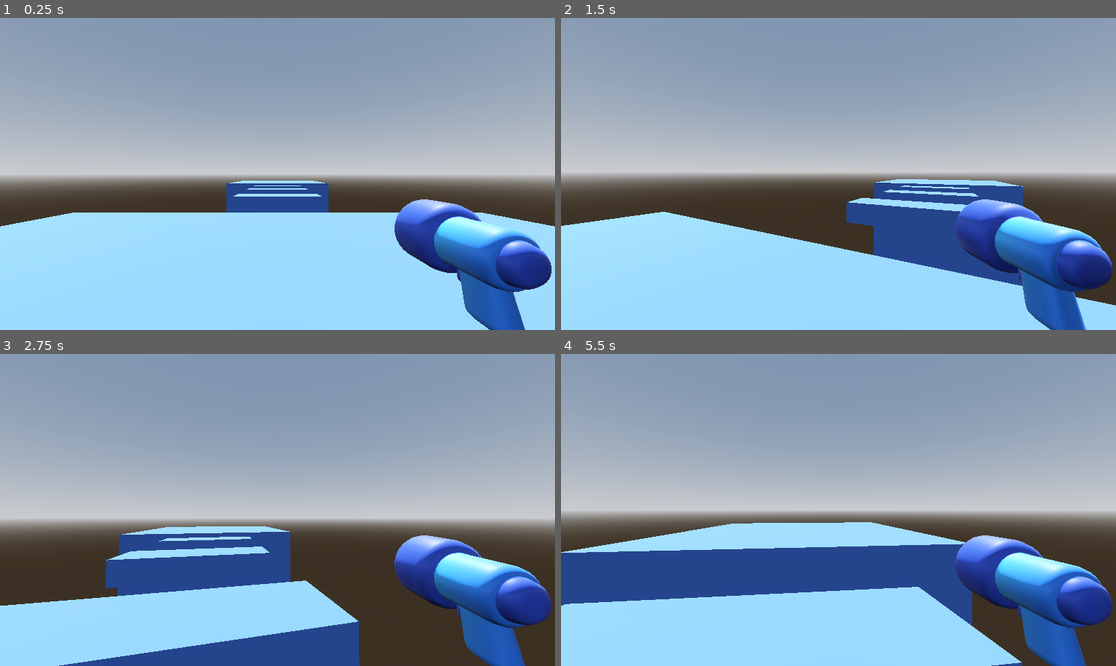
Above: before the commit, frames 1-4 (two rows, left to right).
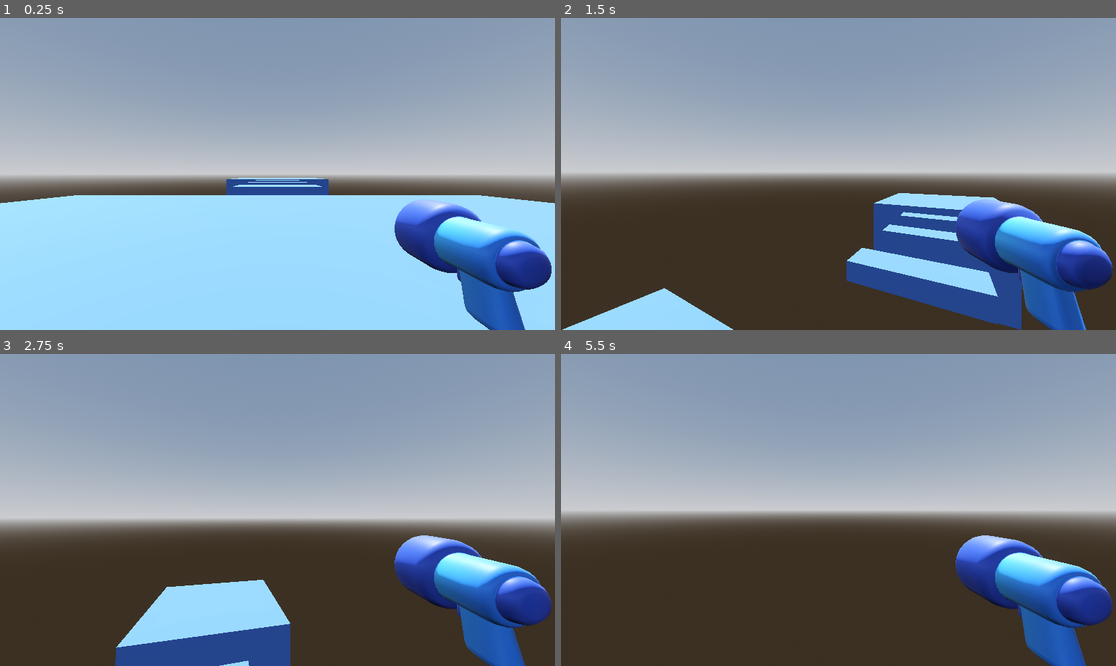
Above: after the commit, the same moments.

Repository: nikrb/godot-platform-3d
Game: Godot game, scene res://level/level1.tscn
Two runs of this game, one before a commit and one after it. Both use one fixed random seed, a clock stepped at 60 frames per second and the inputs below.
Inputs (mouse positions are in pixels of both pictures, inside the frame that each line leads up to):
- Up to frame 1 (0.25 s): no input
- Up to frame 2 (1.5 s): move the mouse to (866, 174) at 0.52 s; hold W (move_forward) from 0.53 s (still down); tap Space (jump, bound only after the commit) at 0.6, 0.77, 1.07, 1.35 s; move the mouse to (810, 174) at 1.27 s
- Up to frame 3 (2.75 s): keep holding W (move_forward); tap Space (jump, bound only after the commit) at 1.52, 1.82, 2.1 s; move the mouse to (288, 503) at 2.02 s
- Up to frame 4 (5.5 s): keep holding W (move_forward); move the mouse to (832, 516) at 2.77 s; tap Space (jump, bound only after the commit) at 2.85, 3.02, 3.32, 3.6, 3.77, 4.07, 4.35, 4.52, 4.82, 5.1 s; move the mouse to (877, 513) at 3.52 s; move the mouse to (794, 506) at 4.27 s; move the mouse to (844, 510) at 5.02 s

The runs differ from the first frame. In frame 1, 5.8% of the frame differs, in the area x 0-100%, y 51-67%; in frame 2, 24%; in frame 3, 15%; in frame 4, 32%, in the area x 0-95%, y 53-100%.

Commit message:
add jump and gravity

Diff:
--- a/player/player.gd
+++ b/player/player.gd
@@ -37,4 +37,13 @@
 	velocity.x = direction.x * SPEED
 	velocity.z = direction.z * SPEED
 
+	# step1 add jump input action in project settings
+	# 2 ways to check for input in godot
+	# 1. use the input singleton like here
+	# 2. unhandled_input above is more efficient for mouse movement
+	#	and UI events
+	velocity.y -= 20*delta
+	if Input.is_action_just_pressed("jump"):
+		velocity.y = 10.0
+
 	move_and_slide()
--- a/project.godot
+++ b/project.godot
@@ -38,6 +38,11 @@
 "events": [Object(InputEventKey,"resource_local_to_scene":false,"resource_name":"","device":-1,"window_id":0,"alt_press …(192 unchanged characters)…
 ]
 }
+jump={
+"deadzone": 0.2,
+"events": [Object(InputEventKey,"resource_local_to_scene":false,"resource_name":"","device":-1,"window_id":0,"alt_pressed":false,"shift_pressed":false,"ctrl_pressed":false,"meta_pressed":false,"pressed":false,"keycode":0,"physical_keycode":32,"key_label":0,"unicode":32,"location":0,"echo":false,"script":null)
+]
+}
 
 [physics]
 
